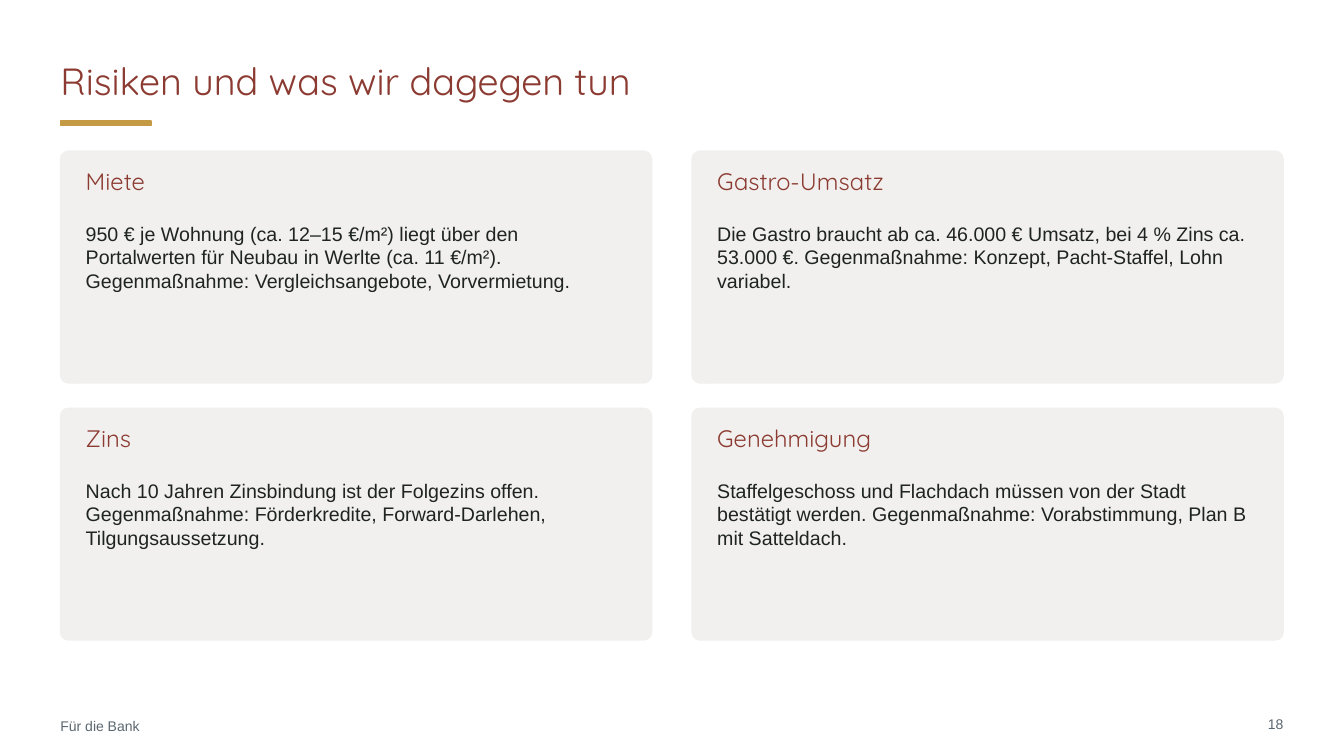
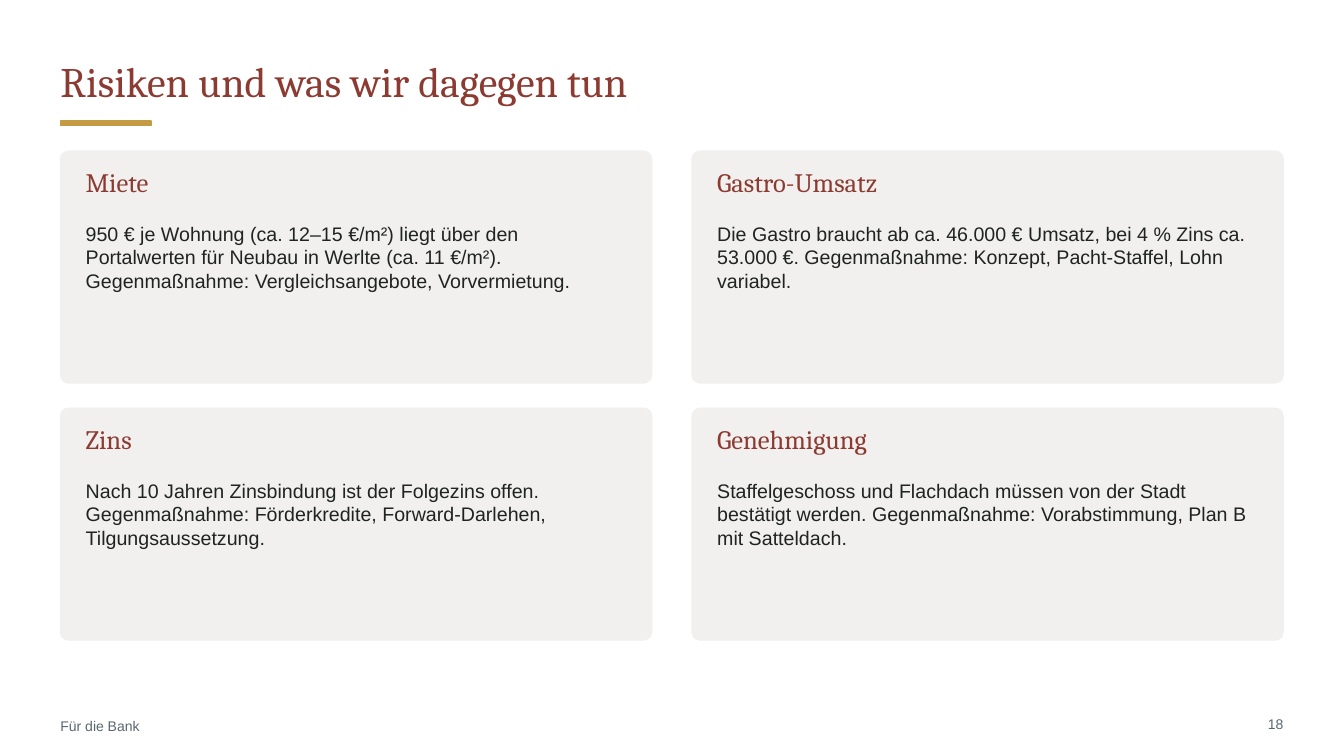
Before and after one commit to CartoonUsername/bau-projekt, a slide deck: slide 18 of praesentation/Neue-Mitte-Werlte_Baufeld3_6-Wohnungen_Gastro-EG.pptx. Drawn at 1344x756 pixels with LibreOffice and Linux fonts; fonts in the diff are those of the drawing. Boxes give left, top, right and bottom in pixels: in the first picture for what was removed or moved away, otherwise in the second. Text is boxed around its words. In the diff, an @@ line names an element or a change of style, - is before the commit and + after.

```diff
--- a/praesentation/Neue-Mitte-Werlte_Baufeld3_6-Wohnungen_Gastro-EG.pptx
+++ b/praesentation/Neue-Mitte-Werlte_Baufeld3_6-Wohnungen_Gastro-EG.pptx
@@ title "Risiken und was wir dagegen ..." at <box>60,68,627,106</box>: size 27 to 30 pt, font Quicksand to Cambria @@
@@ size 17 to 19 pt, font Quicksand to Cambria in 4 elements at <box>86,174,149,193</box>, <box>717,174,877,193</box>, <box>86,431,132,449</box>, <box>717,430,867,455</box> @@
```
Also in this commit, not shown: 25 other slides changed, 2 other files.
